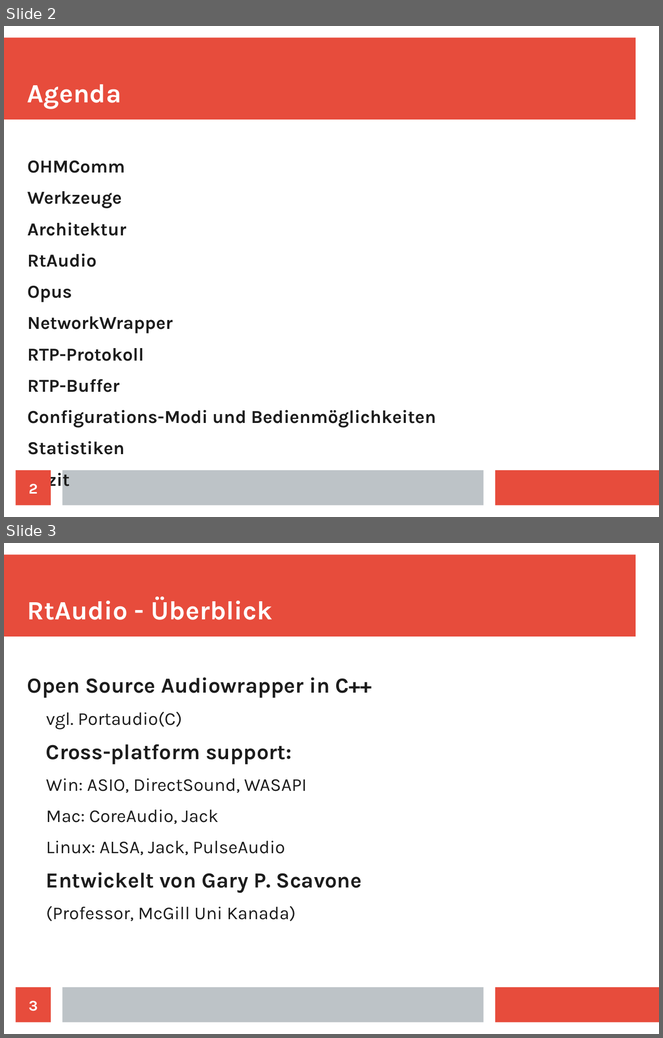
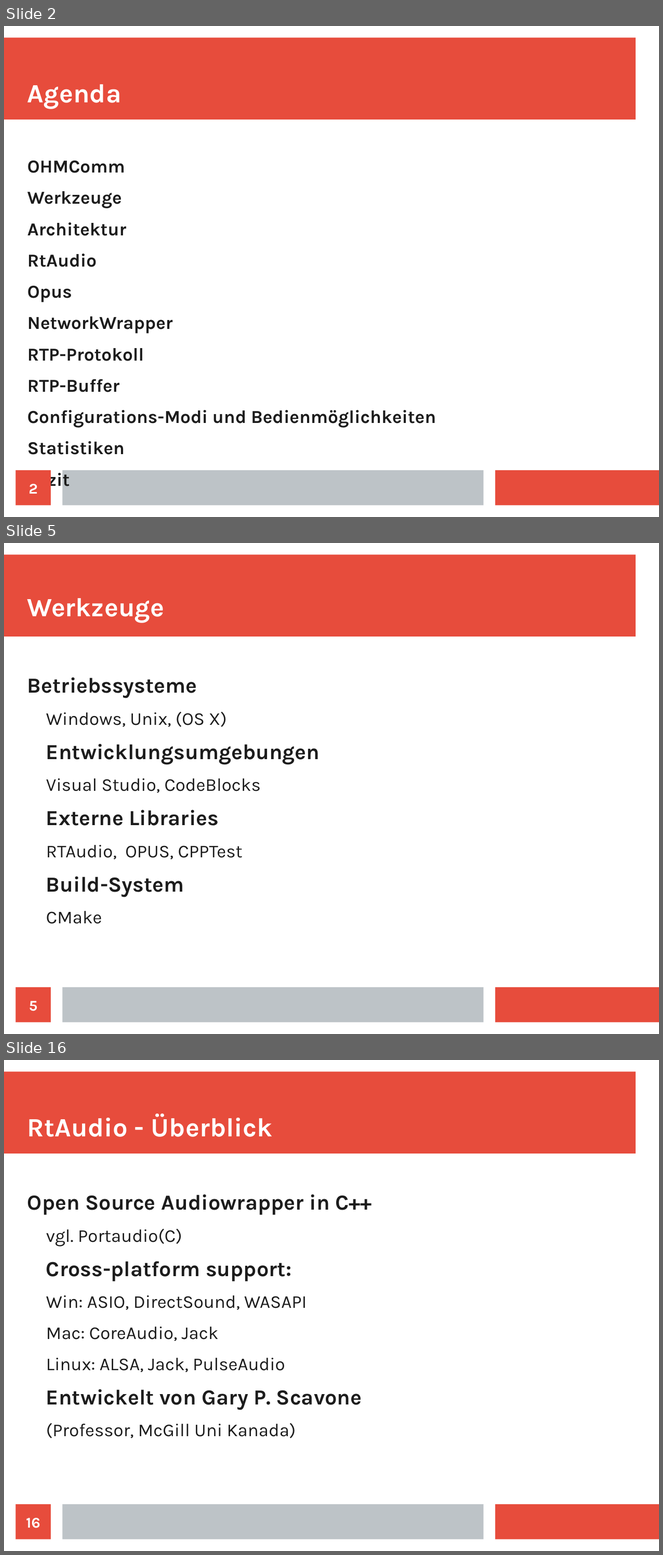
Before and after one commit to doe300/OHMComm, a slide deck: documents/OHMCommPres.odp. Shown one above the other, each under a label of ours: slides 2 and 3 before the commit, slides 2, 5 and 16 after it; the slides between them are not shown. The pictures are 663x1038 and 663x1555 pixels, drawn with LibreOffice and Linux fonts; fonts in the diff are those of the drawing. Boxes give left, top, right and bottom in pixels: in the first picture for what was removed or moved away, otherwise in the second. Text is boxed around its words. In the diff, an @@ line names an element or a change of style, - is before the commit and + after.

```diff
--- a/documents/OHMCommPres.odp
+++ b/documents/OHMCommPres.odp
@@ slide 5 added at [4,543,659,1034], background #FFFFFF; not listed: 3 template elements that a slide beside it also shows @@
@@ title added at [27,598,164,623], 32 pt, text #FFFFFF, bold @@
+Werkzeuge
@@ text added at [27,677,320,924], 22 pt, text #1C1C1C @@
+Betriebssysteme
+  Windows, Unix, (OS X)
+Entwicklungsumgebungen
+  Visual Studio, CodeBlocks
+Externe Libraries
+  RTAudio, OPUS, CPPTest
+Build-System
+  CMake
@@ page number added at [16,988,51,1023], fill #E74C3C, 18 pt, text #FFFFFF, bold @@
+5
@@ what was slide 3 is now slide 16 @@
@@ page number at [26,1518,40,1529]: text changed @@
-3
+16
```
Also in this commit, not shown: 12 other slides added.
